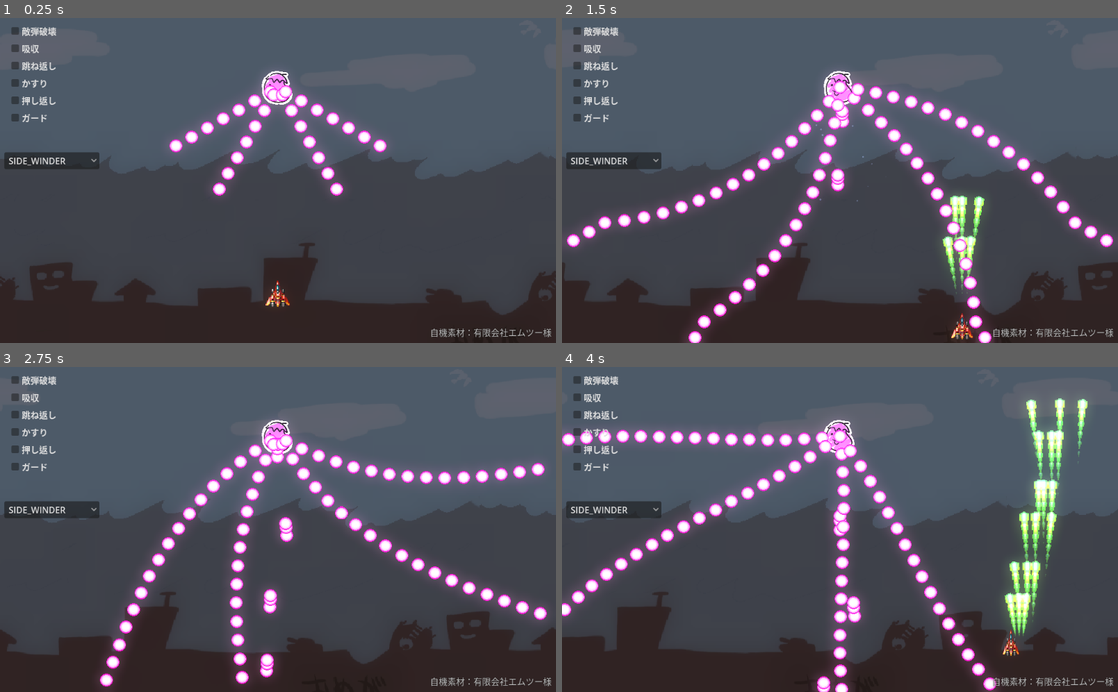
Above: before the commit, frames 1-4 (two rows, left to right).
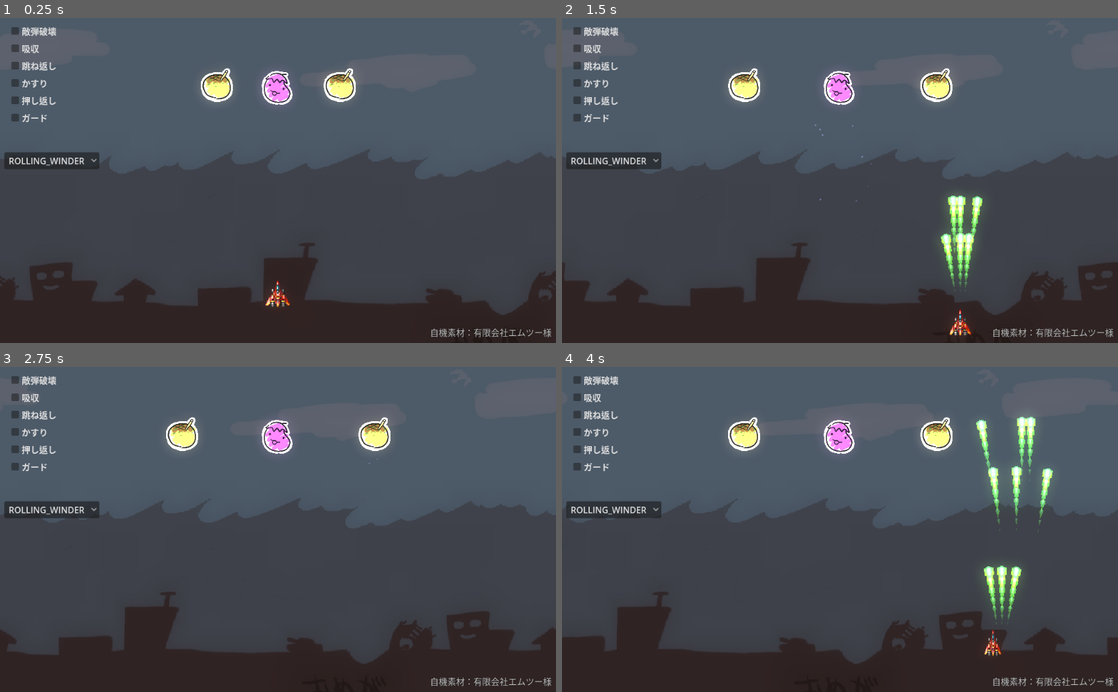
Above: after the commit, the same moments.

Repository: syun77/gd_bullettest3
Game: Godot game, scene res://Main.tscn
Same seed, same stepped clock (60 frames per second), same inputs: the game is played once before the commit and once after it.
Inputs:
- Up to frame 1 (0.25 s): no input
- Up to frame 2 (1.5 s): tap Enter (ui_accept) at 0.5, 1.35 s; hold Right (ui_right) 0.53-1.28 s; hold Enter (ui_accept) 0.53-1.28 s; hold Down (ui_down) from 1.28 s (still down)
- Up to frame 3 (2.75 s): tap Enter (ui_accept) at 1.52, 1.82 s; release Down (ui_down) at 2.03 s; hold Right (ui_right) from 2.03 s (still down); hold Enter (ui_accept) from 2.03 s (still down)
- Up to frame 4 (4 s): release Right (ui_right) at 2.78 s; release Enter (ui_accept) at 2.78 s; hold Up (ui_up) 2.78-3.53 s; tap Enter (ui_accept) at 2.85, 3.02, 3.32 s; hold Left (ui_left) from 3.53 s (still down); hold Enter (ui_accept) from 3.53 s (still down)

The runs differ from the first frame. In frame 1, 3.7% of the frame differs, in the area x 1-70%, y 15-55%; in frame 2, 9.2%; in frame 3, 8.0%; in frame 4, 13%, in the area x 0-95%, y 9-100%.
Error after the commit: Invalid assignment of property or key 'position' with value of type 'Vector2' on a base object of type 'null instance'. (res://src/enemy/Enemy.gd:227)

Commit message:
ワインダーを実装

Diff:
--- a/BulletTest/Main.tscn
+++ b/BulletTest/Main.tscn
@@ -1,11 +1,11 @@
-[gd_scene load_steps=11 format=3 uid="uid://csv7dbikssj2k"]
+[gd_scene load_steps=11 format=3 uid="uid://bqbpju5y8u6p2"]
 
 [ext_resource type="Script" path="res://Main.gd" id="1"]
 [ext_resource type="PackedScene" uid="uid://c4yc62525550" path="res://src/Player.tscn" id="2"]
 [ext_resource type="Shader" path="res://assets/shader/uv_scroll.gdshader" id="2_2pdhv"]
 [ext_resource type="Texture2D" uid="uid://c00ex15hxlaf3" path="res://assets/images/bg_back.png" id="2_dvhl6"]
 [ext_resource type="Texture2D" uid="uid://5qrlsfujxd2s" path="res://assets/images/bg_sky.png" id="3_n2fpg"]
-[ext_resource type="PackedScene" uid="uid://d1qafkk0j0lc" path="res://src/Enemy.tscn" id="4"]
+[ext_resource type="PackedScene" uid="uid://dgal4fl506wwy" path="res://src/enemy/Enemy.tscn" id="4"]
 [ext_resource type="Theme" uid="uid://cnbovrq5bcj74" path="res://assets/fonts/new_theme.tres" id="7_xiel3"]
 
 [sub_resource type="ShaderMaterial" id="2"]
@@ -60,8 +60,7 @@
 
 [node name="Enemy" parent="MainLayer" instance=ExtResource("4")]
 position = Vector2(512, 128)
-scale = Vector2(0.5, 0.5)
-type = 10
+type = 11
 
 [node name="ShotLayer" type="CanvasLayer" parent="."]
 layer = 4
--- a/BulletTest/src/Player.gd
+++ b/BulletTest/src/Player.gd
@@ -66,7 +66,10 @@
 		v.y += 1
 
 	v = v.normalized()
-	position += 300 * v * delta
+	var speed = 300
+	if Input.is_action_pressed("ui_accept"):
+		speed = 200
+	position += speed * v * delta
 
 func _shot(delta:float) -> void:
 	_shot_timer -= delta
@@ -87,6 +90,8 @@
 	if Input.is_action_pressed("ui_accept") == false:
 		return
 	if _shot_timer > 0:
+		return
+	if Common.get_layer("shot").get_child_count() > 8:
 		return
 
 	_shot_timer = 0.04
@@ -117,11 +122,14 @@
 	if _absorb_timer <= 0.0:
 		return
 	_absorb_timer -= delta
-	var rate = _absorb_timer / TIMER_BARRIER_HIT
-	rate = elastic_in(rate)
+	var t = _absorb_timer / TIMER_BARRIER_HIT
+	var rate = elastic_in(t)
+	var is_shake = t > 0.9
 	if rate > 0.9:
 		rate = 0.9
 	_barrier_spr.scale = _absorb_scale_base * (1.0 - rate * 0.1)
+	if is_shake:
+		_barrier_spr.scale += Vector2.ONE * randf_range(-0.07, 0.07)
 
 func _update_option(delta:float) -> void:
 	if Common.is_guard:
--- a/BulletTest/src/common/Common.gd
+++ b/BulletTest/src/common/Common.gd
@@ -1,6 +1,8 @@
 extends Node
 
 const PARTICLE_OBJ = preload("res://src/particle/Particle.tscn")
+const TAKO_OBJ = preload("res://src/enemy/Tako.tscn")
+
 const TIMER_SCREEN_SHAKE = 1.0
 
 # 画面のサイズ.
@@ -62,6 +64,13 @@
 	get_layer("particle").add_child(p)
 	return p
 
+func add_tako(pos:Vector2, deg:float, speed:float):
+	var tako = TAKO_OBJ.instantiate()
+	Common.get_layer("main").add_child(tako)
+	tako.setup(pos, deg, speed)
+	return tako
+
+
 ## 角度差を求める.
 func diff_angle(now:float, next:float) -> float:
 	# 角度差を求める.
--- a/BulletTest/src/Enemy.gd
+++ b/BulletTest/src/enemy/Enemy.gd
@@ -2,7 +2,8 @@
 
 class_name Enemy
 
-const BulletObj = preload("res://src/Bullet.tscn")
+const BULLET_OBJ = preload("res://src/Bullet.tscn")
+
 const HIT_TIMER = 0.5
 
 # --------------------------------
@@ -27,7 +28,7 @@
 		return false
 
 
-@onready var _spr = $Enemy
+@onready var _spr = $Sprite
 
 enum eType {
 	AIM,
@@ -41,8 +42,9 @@
 	NWAY_4_5,
 	NWAY_AND_MOVE,
 	SIDE_WINDER,
+	ROLLING_WINDER,
 }
-@export var type := eType.AIM
+@export var type = eType.AIM
 
 var _cnt = 0
 var _timer = 0.0
@@ -52,14 +54,29 @@
 var _target = Vector2.ZERO
 var _start = Vector2.ZERO
 var _hit_timer = 0.0
+var _velocity = Vector2.ZERO
+
+func get_velocity() -> Vector2:
+	return _velocity
+func set_velocity(v:Vector2) -> void:
+	_velocity = v
+func get_couunt() -> int:
+	return _cnt
 
 func hit(velocity:Vector2) -> void:
 	# ヒット処理.
 	_hit_timer = HIT_TIMER
 
+func setup(pos:Vector2, deg:float, speed:float) -> void:
+	position = pos
+	var rad = deg_to_rad(deg)
+	_velocity.x = speed * cos(rad)
+	_velocity.y = speed * -sin(rad)
+
 func _ready() -> void:
 	_target = position
 	_start = position
+	_cnt = -1
 
 func _physics_process(delta: float) -> void:
 	_timer += delta
@@ -158,11 +175,12 @@
 		eType.SIDE_WINDER:
 			var t = _cnt%500
 			if t%2 == 0:
-				var d = 60
 				var spd = 1000
-				if t < 60:
-					for v in [-d, -d/2, d/2, d]:
-						_bullet(270+v, spd)
+				if t == 0:
+					var d2 = 70
+					for d3 in [-d2, d2]:
+						var tako = Common.add_tako(position, 90+d3, 800)
+						tako.type = eType.SIDE_WINDER
 				elif t < 380:
 					# 針弾を発射.
 					if t%20 == 0:
@@ -171,10 +189,24 @@
 							var sp = 300 + t
 							var delay = i * 0.02
 							_bullet(d2, sp, delay)
-					t -= 60
-					for v in [-d, -d/2, d/2, d]:
-						var d2 = 30 * sin(t*0.03)
-						_bullet(270+v+d2, spd)
+				else:
+					pass
+		eType.ROLLING_WINDER:
+			var t = _cnt%500
+			if t%2 == 0:
+				var spd = 1000
+				if t == 0:
+					var d2 = 90
+					for d3 in [-d2, d2]:
+						var tako = Common.add_tako(position, 90+d3, 800)
+						tako.type = eType.ROLLING_WINDER
+				elif t < 380:
+					# 針弾を発射.
+					if t%40 == 0:
+						for i in range(5):
+							var sp = 400 + t * 0.5
+							var delay = i * 0.03
+							_bullet(aim, sp, delay)
 				else:
 					pass
 
@@ -191,7 +223,7 @@
 		return
 
 	# 発射する.
-	var b = BulletObj.instantiate()
+	var b = BULLET_OBJ.instantiate()
 	b.position = position
 	b.set_velocity(deg, speed)
 	b.set_accel(ax, ay)
--- a/BulletTest/src/Enemy.tscn
+++ b/BulletTest/src/enemy/Enemy.tscn
@@ -1,16 +1,17 @@
-[gd_scene load_steps=4 format=3 uid="uid://d1qafkk0j0lc"]
+[gd_scene load_steps=4 format=3 uid="uid://dgal4fl506wwy"]
 
-[ext_resource type="Script" path="res://src/Enemy.gd" id="1_n67fx"]
+[ext_resource type="Script" path="res://src/enemy/Enemy.gd" id="1_n67fx"]
 [ext_resource type="Texture2D" uid="uid://vhev0ho7jvxo" path="res://assets/images/enemy.png" id="2_14ln2"]
 
 [sub_resource type="CircleShape2D" id="1"]
 radius = 56.0
 
 [node name="Enemy" type="Area2D"]
+scale = Vector2(0.5, 0.5)
 collision_layer = 2
 script = ExtResource("1_n67fx")
 
-[node name="Enemy" type="Sprite2D" parent="."]
+[node name="Sprite" type="Sprite2D" parent="."]
 scale = Vector2(0.5, 0.5)
 texture = ExtResource("2_14ln2")
 hframes = 8
--- /dev/null
+++ b/BulletTest/src/enemy/Tako.gd
@@ -0,0 +1,55 @@
+extends Enemy
+
+class_name Tako
+
+var _is_left = false
+
+func _physics_process(delta: float) -> void:
+	_is_left = position.x < 1024/2
+	var mod = 1
+	if _is_left == false:
+		mod = -1
+
+	_cnt += 1
+	_velocity *= 0.93
+	position += _velocity * delta
+
+
+	if _cnt < 60:
+		return
+
+	match type:
+		eType.SIDE_WINDER:
+			# ワインダー攻撃する.
+			var t = (_cnt-60)%500
+			if t%2 == 0:
+				var range = 90
+				var spd = 1000
+				if t < 60:
+					_nway(3, 270+20*mod, range, spd)
+				elif t < 380:
+					t -= 60
+					var d2 = 20 * sin(t*0.03)
+					_nway(3, 270+20*mod+d2, range, spd)
+				else:
+					# 消滅する.
+					queue_free()
+		eType.ROLLING_WINDER:
+			# ワインダー攻撃する.
+			var t = (_cnt)%700
+			if t%2 == 0:
+				var spd = 250
+				if t < 380:
+					if t%10 < 1:
+						var d = 0
+						if _is_left:
+							d = 180
+						for i in range(2):
+							for j in range(3):
+								_bullet(t * 2 * mod + i * 180 + j*1, spd+j*10, j*0.05)
+				else:
+					# 消滅する.
+					queue_free()
+
+	_update_batteies(delta)
+	_update_hit(delta)
--- /dev/null
+++ b/BulletTest/src/enemy/Tako.tscn
@@ -0,0 +1,22 @@
+[gd_scene load_steps=4 format=3 uid="uid://cxdu4peilotvd"]
+
+[ext_resource type="Script" path="res://src/enemy/Tako.gd" id="1_ck1rh"]
+[ext_resource type="Texture2D" uid="uid://vhev0ho7jvxo" path="res://assets/images/enemy.png" id="1_qbp6y"]
+
+[sub_resource type="CircleShape2D" id="CircleShape2D_fo3nr"]
+radius = 56.0
+
+[node name="Tako" type="Area2D"]
+scale = Vector2(0.5, 0.5)
+collision_layer = 2
+script = ExtResource("1_ck1rh")
+
+[node name="Sprite" type="Sprite2D" parent="."]
+position = Vector2(0, -8)
+scale = Vector2(0.5, 0.5)
+texture = ExtResource("1_qbp6y")
+hframes = 8
+frame = 1
+
+[node name="CollisionShape2D" type="CollisionShape2D" parent="."]
+shape = SubResource("CircleShape2D_fo3nr")
